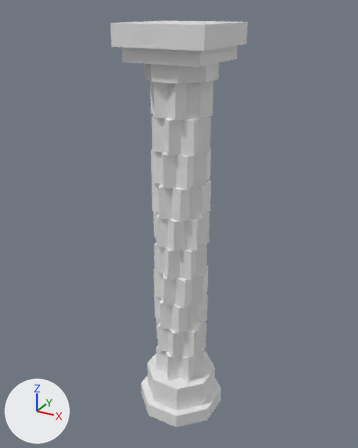
The glTF model assets/kit/walls/post_column_twisted.glb: old version first, new version second.
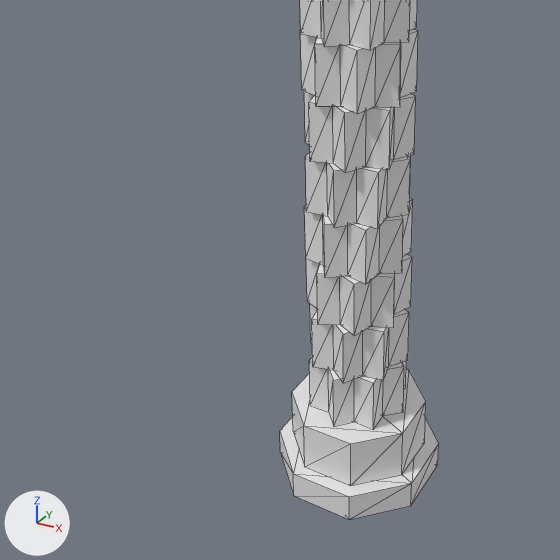
Each version appears first whole from a camera (50 mm lens) standing at (2.13, -3.91, 4.12) and looking at (-0.05, 0.05, 2.14), and next in a close-up on the part from 0% to 79% of the width and 37% to 100% of the height. The lights are fixed; the arrows at lower left show +X, +Y and +Z. The first two pictures are the older version. The close-ups show mesh edges as thin lines. Objects named as collision shapes, trigger or cutter boxes, shadow casters or lower levels of detail are left out. Where no turn or scale is listed for an object, it has been applied to the vertices.

Objects in the first close-up: 'post_column_twisted__body'.
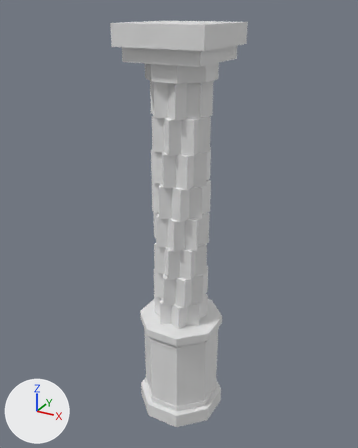
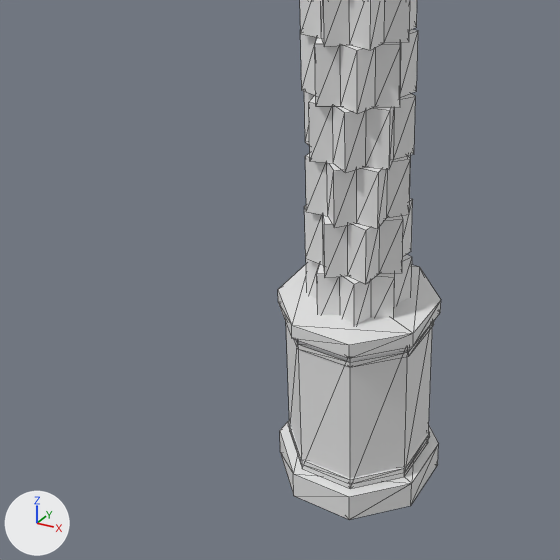
What differs and where, as boxes [x1, y1, x2, y2] in the close-ups (560 x 560 px):
'post_column_twisted__wainscot', added: after [278, 265, 441, 489]
    faces in mat_tile_hall (white #e7e7e7): [286, 324, 432, 489]
    faces in mat_arch_stone (white #e7e7e7): [278, 265, 441, 358]
    faces in mat_hall_gild (white #e7e7e7): [288, 321, 434, 484]

Patch to the scene script:
```diff
--- a/assets/kit/walls/post_column_twisted.glb.py
+++ b/assets/kit/walls/post_column_twisted.glb.py
@@ mat_hall_gild @@
+mat_hall_gild = principled_material('hall_gild')
+mat_hall_gild.base_color = (0.8, 0.8, 0.8)  # white #e7e7e7
@@ mat_tile_hall @@
+mat_tile_hall = principled_material('tile_hall')
+mat_tile_hall.base_color = (0.8, 0.8, 0.8)  # white #e7e7e7
@@ me_post_column_twisted__wainscot_001 @@
+me_post_column_twisted__wainscot_001.from_pydata(...)  # an 8-sided cylinder along z spanning x -0.37..0.37, y -0.37..0.37, z 0.16..1.05, material slot 0; an 8-sided cylinder along z spanning x -0.407..0.407, y -0.407..0.407, z 1.05..1.13, material slot 1; an 8-sided cylinder along z spanning x -0.377..0.377, y -0.377..0.377, z 0.2..0.23, material slot 2; an 8-sided cylinder along z spanning x -0.377..0.377, y -0.377..0.377, z 0.97..1.0, material slot 2
+me_post_column_twisted__wainscot_001.materials.append(mat_tile_hall)  # white #e7e7e7
+me_post_column_twisted__wainscot_001.materials.append(mat_arch_stone)  # white #e7e7e7
+me_post_column_twisted__wainscot_001.materials.append(mat_hall_gild)  # white #e7e7e7
@@ ob_post_column_twisted__wainscot @@
+ob_post_column_twisted__wainscot = bpy.data.objects.new('post_column_twisted__wainscot', me_post_column_twisted__wainscot_001)
+ob_post_column_twisted__wainscot.location = (0.0, 0.0, 0.0)
```
